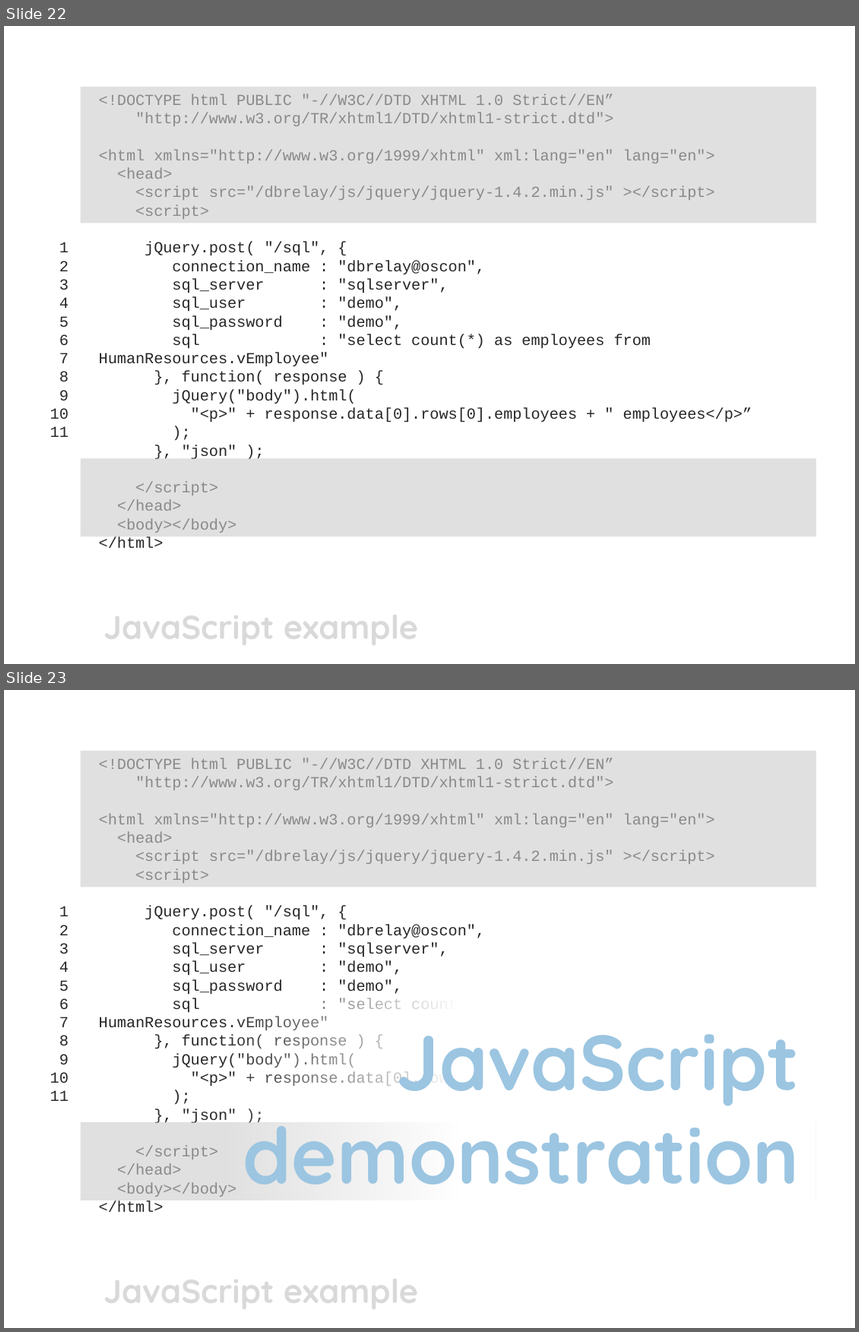
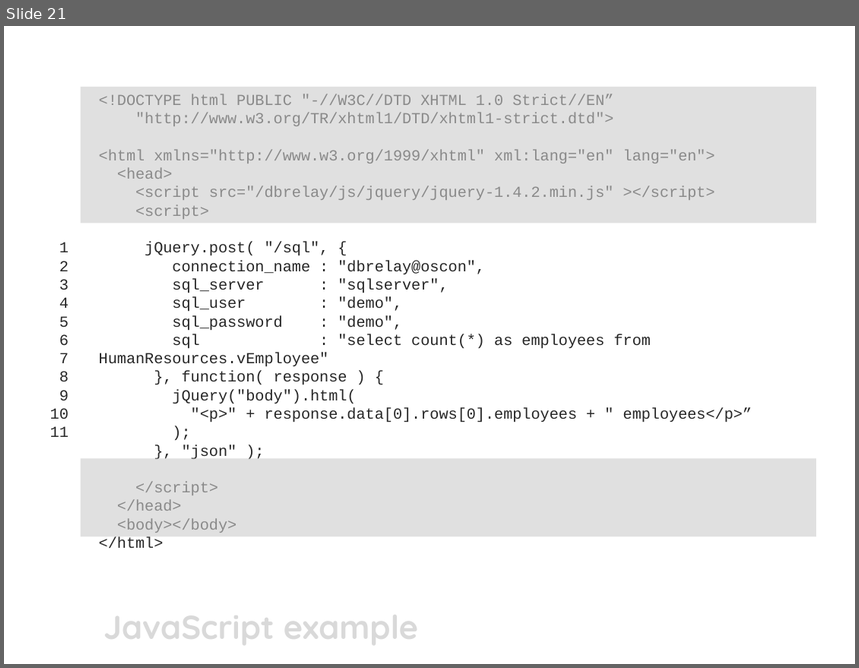
Before and after one commit to dbrelay/website, a slide deck: docs/2010oscon/dbrelay_oscon2010.pptx. Shown one above the other, each under a label of ours: slides 22 and 23 before the commit, slide 21 after it. The pictures are 859x1332 and 859x668 pixels, drawn with LibreOffice and Linux fonts; fonts in the diff are those of the drawing; background and template pictures are left out. Boxes give left, top, right and bottom in pixels: in the first picture for what was removed or moved away, otherwise in the second. Text is boxed around its words. In the diff, an @@ line names an element or a change of style, - is before the commit and + after.

Commit message:
Removed the 'demonstration' overlaid slides from the OSCON PowerPoint presentation

```diff
--- a/docs/2010oscon/dbrelay_oscon2010.pptx
+++ b/docs/2010oscon/dbrelay_oscon2010.pptx
@@ slide 23 removed at <box>4,690,855,1328</box>, background picture (left out) @@
@@ rectangle removed at <box>81,751,817,887</box> @@
@@ text removed at <box>99,758,753,1213</box> @@
-<!DOCTYPE html PUBLIC "-//W3C//DTD XHTML 1.0 Strict//EN”
-"http://www.w3.org/TR/xhtml1/DTD/xhtml1-strict.dtd">
-<html xmlns="http://www.w3.org/1999/xhtml" xml:lang="en" lang="en">
-<head>
-<script src="/dbrelay/js/jquery/jquery-1.4.2.min.js" ></script>
-<script>
-jQuery.post( "/sql", {
-connection_name : "dbrelay@oscon",
-sql_server : "sqlserver",
-sql_user : "demo",
-sql_password : "demo",
-sql : "select count(*) as employees from HumanResources.vEmployee"
-}, function( response ) {
-jQuery("body").html(
-"<p>" + response.data[0].rows[0].employees + " employees</p>”
-);
-}, "json" );
-</script>
-</head>
-<body></body>
-</html>
@@ text removed at <box>50,906,69,1101</box> @@
-1
-2
-3
-4
-5
-6
-7
-8
-9
-10
-11
@@ text removed at <box>243,1034,800,1185</box> @@
-JavaScript
-demonstration
@@ rectangle removed at <box>81,1122,817,1201</box> @@
@@ title removed at <box>104,1265,418,1314</box> @@
-JavaScript example
@@ what was slide 22 is now slide 21 @@
```
Also in this commit, not shown: 3 other slides removed.
